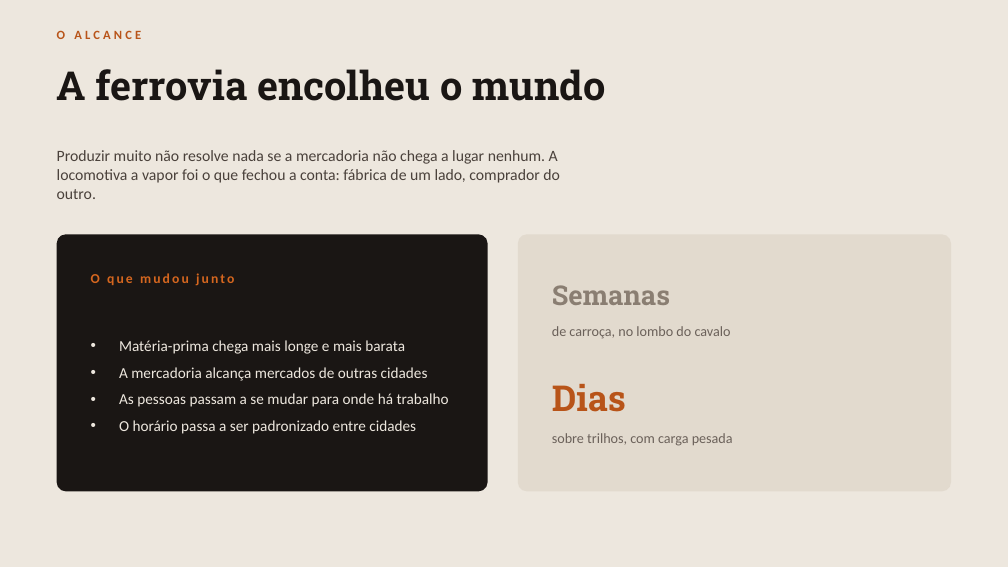
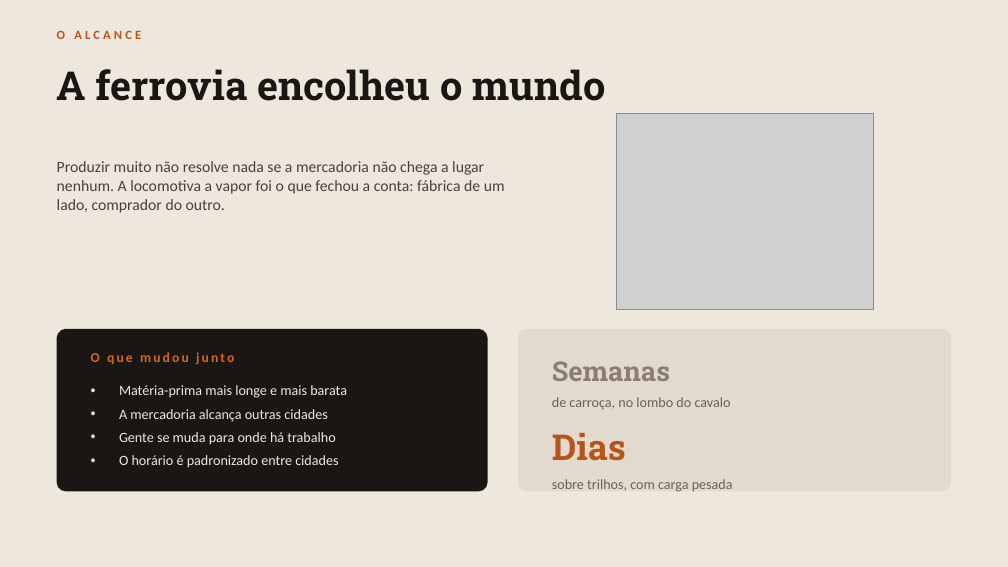
Before and after one commit to guirab734/industry, a slide deck: slide 6 of docs/primeira-revolucao-industrial.pptx. Drawn at 1008x567 pixels with LibreOffice and Linux fonts; fonts in the diff are those of the drawing; grey boxes stand for pictures. Boxes give left, top, right and bottom in pixels: in the first picture for what was removed or moved away, otherwise in the second. Text is boxed around its words. In the diff, an @@ line names an element or a change of style, - is before the commit and + after.

Commit message:
Ilustrações no slide da Primeira Revolução Industrial
Troca as formas decorativas abstratas da capa e do fechamento por
ilustrações que dizem alguma coisa, e coloca imagem em mais três slides.

Cinco desenhos em vetor, feitos na paleta do próprio deck: fábrica com
chaminés e janelas acesas, máquina a vapor de balancim com caldeira e
volante, tear mecânico com a lançadeira atravessando os fios, locomotiva
sobre trilhos e roda d'água.

Não usei imagem de banco nem de busca: seriam de terceiros, com
licença a verificar. Desenho próprio resolve o direito de uso e fica
coerente com o resto do deck.

O slide 5 foi reestruturado para abrir espaço ao tear, com os números
virando faixa no rodapé, e o slide 6 teve os painéis reequilibrados
para a locomotiva caber sem encostar no título.

```diff
--- a/docs/primeira-revolucao-industrial.pptx
+++ b/docs/primeira-revolucao-industrial.pptx
@@ picture added at <box>616,113,873,309</box> @@
@@ text "Produzir muito não resolve nada ..." rewrapped from <box>57,150,560,199</box> to <box>57,161,505,213</box> @@
@@ rounded rectangle at <box>57,329,488,492</box>: proportions changed @@
@@ rounded rectangle: place and size @@
-rounded rectangle at <box>57,234,488,492</box>
+rounded rectangle at <box>57,329,488,492</box>
@@ rounded rectangle: place and size @@
-rounded rectangle at <box>518,234,951,492</box>
+rounded rectangle at <box>518,329,951,492</box>
@@ rounded rectangle at <box>518,329,951,492</box>: proportions changed @@
@@ text "O que mudou junto": place and size @@
-text "O que mudou junto" at <box>91,273,234,286</box>
+text "O que mudou junto" at <box>91,352,234,365</box>
@@ text "O que mudou junto" at <box>91,352,234,365</box>: vertical alignment middle to top @@
@@ text "Semanas": place and size @@
-text "Semanas" at <box>552,285,670,305</box>
+text "Semanas" at <box>552,361,670,381</box>
@@ text "Matéria-prima mais longe e mais ..." at <box>119,385,347,468</box>: vertical alignment middle to top @@
@@ text at <box>119,385,347,468</box>: text changed; size 14.5 to 13.5 pt @@
-• Matéria-prima chega mais longe e mais barata
-• A mercadoria alcança mercados de outras cidades
-• As pessoas passam a se mudar para onde há trabalho
-• O horário passa a ser padronizado entre cidades
+• Matéria-prima mais longe e mais barata
+• A mercadoria alcança outras cidades
+• Gente se muda para onde há trabalho
+• O horário é padronizado entre cidades
@@ text "de carroça, no lombo do ...": place and size @@
-text "de carroça, no lombo do ..." at <box>552,326,731,339</box>
+text "de carroça, no lombo do ..." at <box>552,397,731,410</box>
@@ text "Dias": place and size @@
-text "Dias" at <box>552,384,626,412</box>
+text "Dias" at <box>552,433,626,461</box>
@@ text "sobre trilhos, com carga pesada": place and size @@
-text "sobre trilhos, com carga pesada" at <box>552,433,733,446</box>
+text "sobre trilhos, com carga pesada" at <box>552,479,733,492</box>
```
Also in this commit, not shown: 4 other slides changed, 6 other files.
